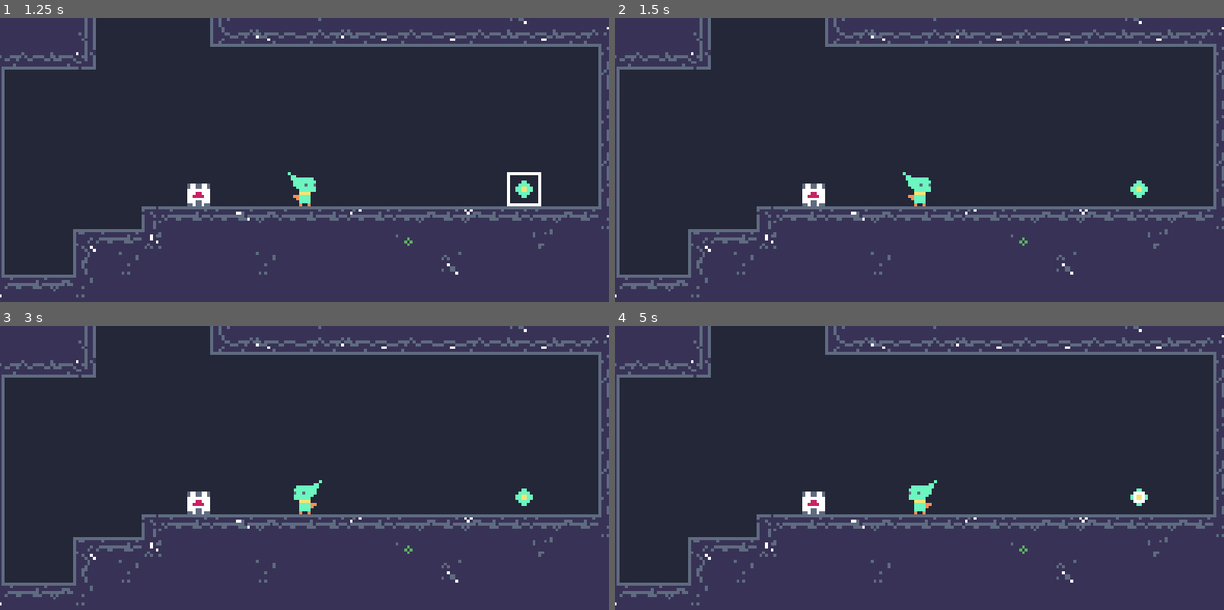
Above: before the commit, frames 1-4 (two rows, left to right).
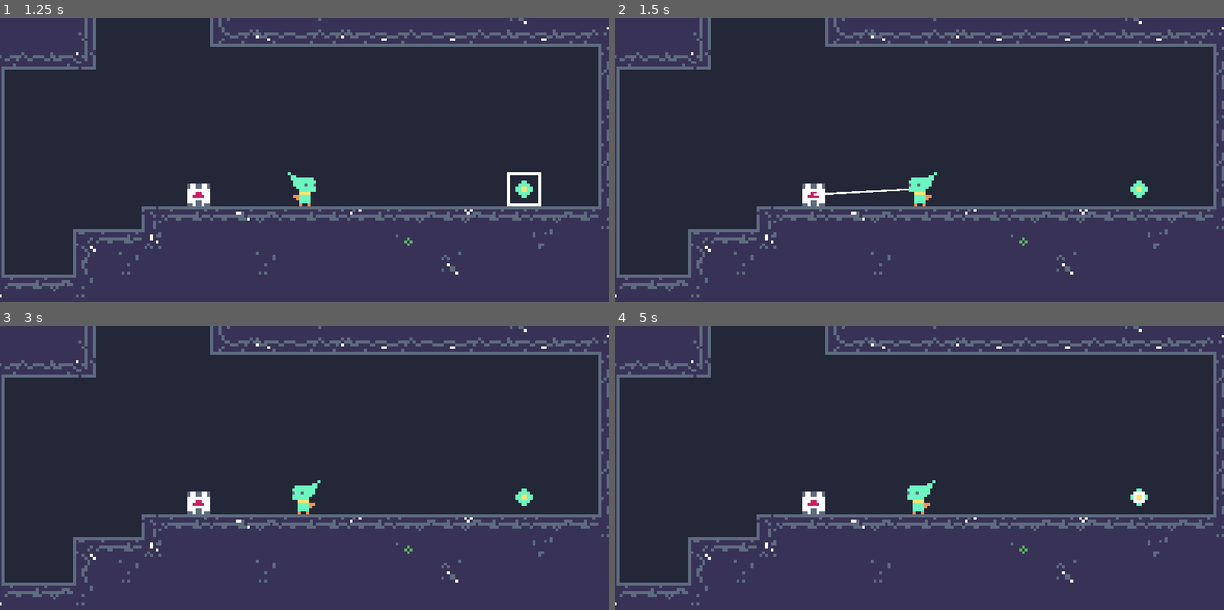
Above: after the commit, the same moments.

Repository: voithos/elfin
Game: Godot game, scene res://scenes/levels/level1.tscn
The game is run twice, just before and just after one commit, with the same random seed, the same clock (stepped at 60 frames per second) and the same inputs.
Inputs (mouse positions are in pixels of both pictures, inside the frame that each line leads up to):
- Up to frame 1 (1.25 s): tap Enter at 0.5 s; move the mouse to (438, 171) at 0.52 s; press the mouse at (438, 171) at 0.53 s; tap Space at 0.77 s
- Up to frame 2 (1.5 s): tap Space at 1.25 s; move the mouse to (797, 205) at 1.27 s; release the mouse at (797, 205) at 1.28 s; right-click (797, 205) at 1.35 s
- Up to frame 3 (3 s): tap Space at 1.52, 2.75 s; tap Enter at 2 s; move the mouse to (365, 422) at 2.02 s; press the mouse at (365, 422) at 2.03 s; move the mouse to (274, 564) at 2.77 s; release the mouse at (274, 564) at 2.78 s; right-click (274, 564) at 2.85 s
- Up to frame 4 (5 s): tap Space at 3.02, 3.77, 4.25, 4.52 s; tap Enter at 3.5 s; move the mouse to (1102, 547) at 3.52 s; press the mouse at (1102, 547) at 3.53 s; move the mouse to (736, 445) at 4.27 s; release the mouse at (736, 445) at 4.28 s; right-click (736, 445) at 4.35 s

Frame 1 is identical in both runs. In frame 2, 0.2% of the frame differs, in the area x 32-53%, y 54-65%; in frame 3, less than 0.1%; in frame 4, less than 0.1%.

Commit message:
Update rays upon birth.

Diff:
--- a/scenes/levels/level1.tscn
+++ b/scenes/levels/level1.tscn
@@ -8,7 +8,7 @@
 [ext_resource path="res://scenes/player.tscn" type="PackedScene" id=6]
 [ext_resource path="res://scenes/goal.tscn" type="PackedScene" id=7]
 
-[node name="level1" type="Node2D" index="0"]
+[node name="level1" type="Node2D"]
 
 script = ExtResource( 1 )
 next_level = "res://scenes/levels/level2.tscn"
--- a/scenes/player.gd
+++ b/scenes/player.gd
@@ -123,3 +123,4 @@
 func _on_birth_implosion_done():
 	state = STATE_IDLE
 	animation.play("idle")
+	_update_based_on_mouse()
--- a/scenes/player.tscn
+++ b/scenes/player.tscn
@@ -70,9 +70,8 @@
 } ]
 }
 
-[sub_resource type="Animation" id=2]
-
-resource_name = "death_explosion"
+[sub_resource type="Animation" id=3]
+
 length = 1.0
 loop = false
 step = 0.1
@@ -127,9 +126,8 @@
 } ]
 }
 
-[sub_resource type="Animation" id=3]
-
-resource_name = "idle"
+[sub_resource type="Animation" id=4]
+
 length = 1.0
 loop = false
 step = 0.1
@@ -170,7 +168,7 @@
 "values": [ 0 ]
 }
 
-[node name="player" type="RigidBody2D"]
+[node name="player" type="RigidBody2D" index="0"]
 
 input_pickable = false
 collision_layer = 7
@@ -219,9 +217,9 @@
 playback_process_mode = 1
 playback_default_blend_time = 0.0
 playback_speed = 1.0
-anims/birth_implosion = SubResource( 4 )
-anims/death_explosion = SubResource( 2 )
-anims/idle = SubResource( 3 )
+anims/birth_implosion = SubResource( 2 )
+anims/death_explosion = SubResource( 3 )
+anims/idle = SubResource( 4 )
 blend_times = [  ]
 
 [node name="birth_sprite" type="Sprite" parent="." index="5"]
Not shown: 1 places in scenes/player.tscn that only renumber resources
